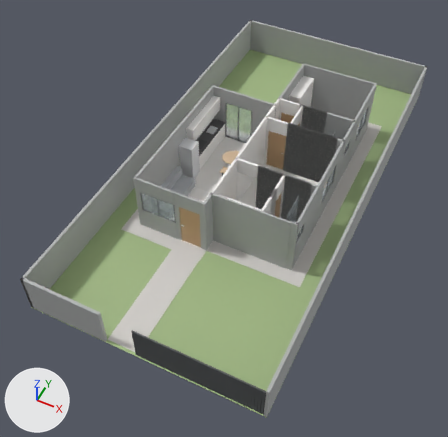
Renders of the glTF model tours/luiz-mireli/casa.glb from each side of a commit.
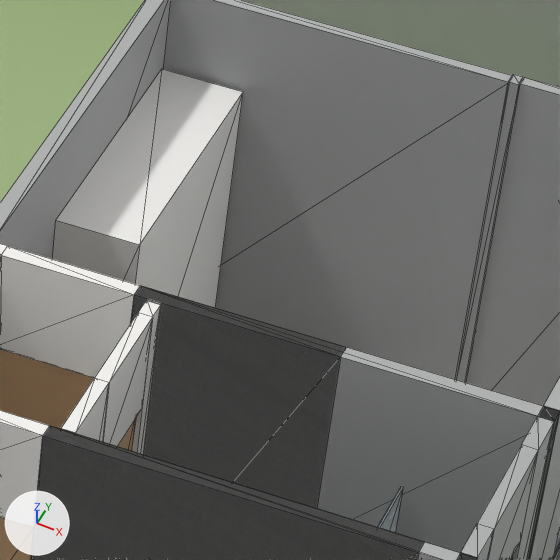
The first picture shows the older version from a 50 mm camera at (7.76, -18.78, 20.31) aimed at (-0.48, -2.31, -0.28). The close-ups show the older and then the newer version on the part from 63% to 80% of the width and 15% to 32% of the height of that picture. Only the edits that show in the close-ups are written down. Every picture has the same lights, and +X, +Y and +Z are marked at lower left. The close-ups show mesh edges as thin lines. Vertices at exactly the same position are counted once.

Names of what the first close-up shows: 'armario', 'door0_swing__porta', 'door2_swing__porta', 'fachada', 'grama', 'parede' and 3 more.
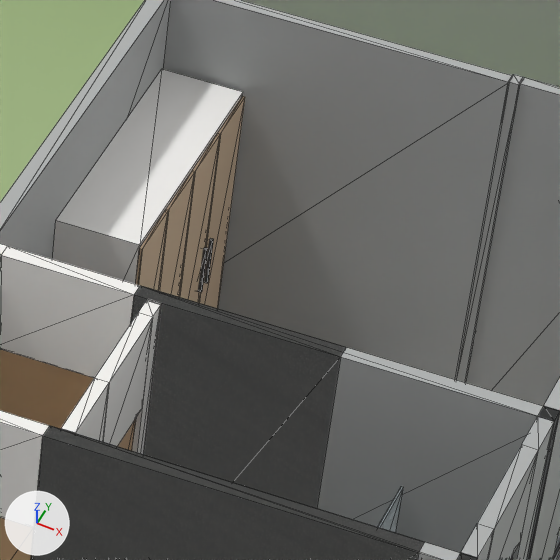
The change, as a list of edits to the scene's bpy script:
```text
Change me_madeira:
    used by ob_madeira; location = (0.0, 0.0, 0.0)
    remove me_madeira.from_pydata(...)  # 154 vertices, 268 faces; spans x -1.87..3.26, y -3.2..5.55, z 0.0..0.77
    add me_madeira.from_pydata(...)  # 218 vertices, 364 faces; spans x -1.87..3.26, y -3.2..5.9, z 0.0..2.17
    me_madeira part 1: a new loose piece, a box spanning x 0.35..0.37, y 5.454..5.896, z 0.06..2.17, in mat_madeira (beige #d4b89a)
    me_madeira part 2: a new loose piece, a box spanning x 0.35..0.37, y 5.004..5.446, z 0.06..2.17, in mat_madeira (beige #d4b89a)
    me_madeira part 3: a new loose piece, a box spanning x 0.35..0.37, y 4.554..4.996, z 0.06..2.17, in mat_madeira (beige #d4b89a)
    me_madeira part 4: a new loose piece, a box spanning x 0.35..0.37, y 4.104..4.546, z 0.06..2.17, in mat_madeira (beige #d4b89a)
    other edits to the shape of me_madeira do not show in these pictures
Change me_preto:
    used by ob_preto; location = (0.0, 0.0, 0.0)
    remove me_preto.from_pydata(...)  # 40 vertices, 60 faces; spans x -3.25..-0.34, y -3.0..1.04, z 0.0..1.7
    add me_preto.from_pydata(...)  # 128 vertices, 192 faces; spans x -3.25..1.38, y -3.2..5.51, z 0.0..1.72
    me_preto part 5: a new loose piece, a box spanning x 0.35..0.395, y 5.494..5.514, z 0.95..1.3, in mat_preto (dark grey #4f5153)
    me_preto part 6: a new loose piece, a box spanning x 0.35..0.395, y 5.386..5.406, z 0.95..1.3, in mat_preto (dark grey #4f5153)
    other edits to the shape of me_preto do not show in these pictures
```

Boxes [x1, y1, x2, y2] around the edits, measured in the close-ups (560 x 560 px):
'madeira', reshaped (not visible before): after [135, 96, 245, 309]
'preto', reshaped (not visible before): after [198, 238, 214, 292]
part 1 of me_madeira, added (beige): after [199, 96, 245, 309]
part 2 of me_madeira, added (beige): after [179, 133, 220, 303]
part 3 of me_madeira, added (beige): after [159, 171, 194, 297]
part 4 of me_madeira, added (beige): after [135, 210, 168, 291]
part 5 of me_preto, added: after [204, 238, 214, 283]
part 6 of me_preto, added: after [198, 247, 208, 292]
